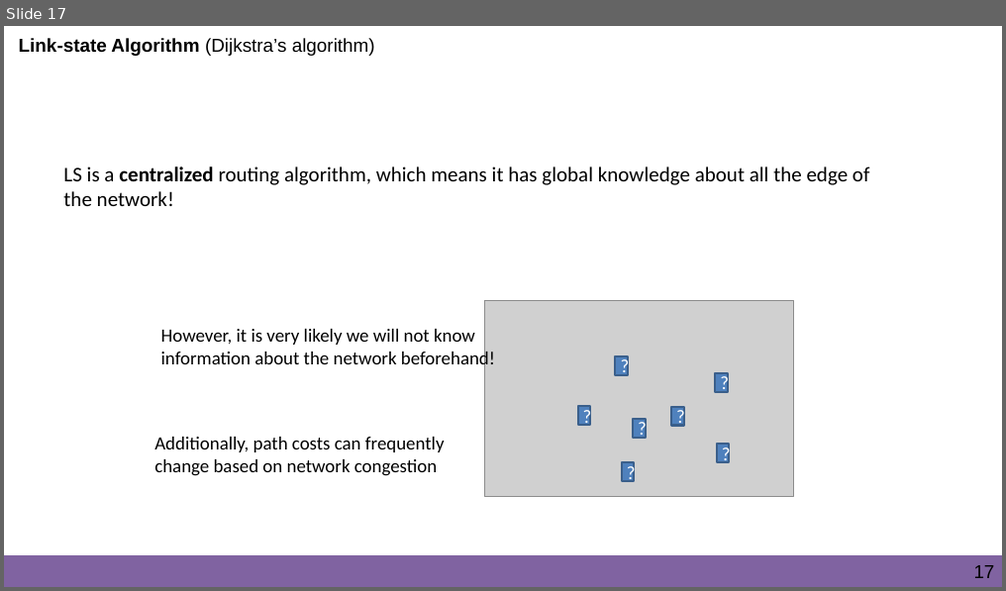
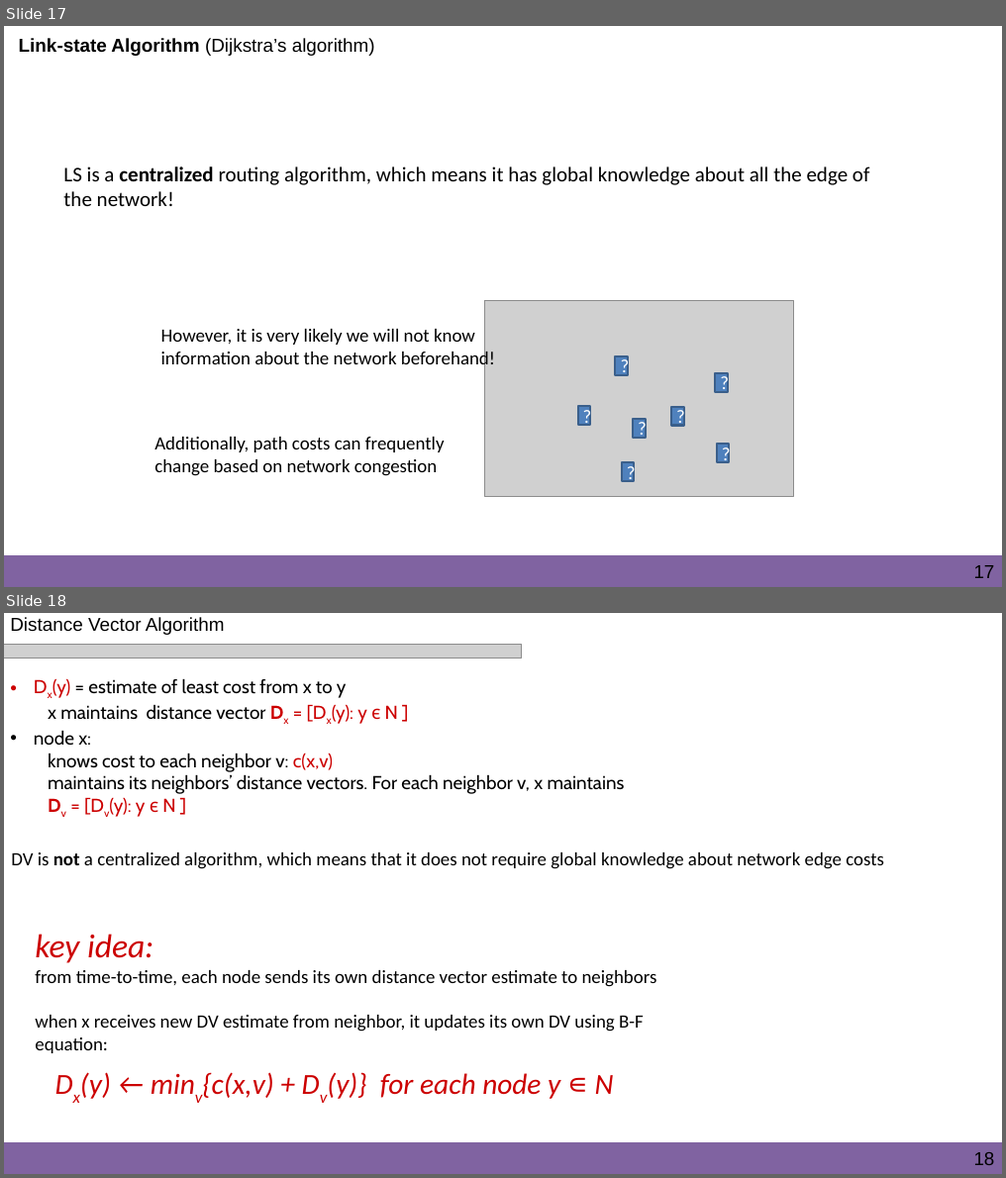
Before and after one commit to reesep/reesep.github.io, a slide deck: classes/fall2022/466/lectures/slides/12_NetworkLayer_Routing.pptx. Shown one above the other, each under a label of ours: slide 17 before the commit, slides 17 and 18 after it. The pictures are 1006x591 and 1006x1178 pixels, drawn with LibreOffice and Linux fonts; fonts in the diff are those of the drawing; grey boxes stand for pictures; background and template pictures are left out. Boxes give left, top, right and bottom in pixels: in the first picture for what was removed or moved away, otherwise in the second. Text is boxed around its words. In the diff, an @@ line names an element or a change of style, - is before the commit and + after.

```diff
--- a/classes/fall2022/466/lectures/slides/12_NetworkLayer_Routing.pptx
+++ b/classes/fall2022/466/lectures/slides/12_NetworkLayer_Routing.pptx
@@ slide 18 added at [4,613,1002,1174], background #FFFFFF; not listed: 3 template elements that a slide beside it also shows @@
@@ title added at [10,617,225,635], 18 pt, text #000000 @@
+Distance Vector Algorithm
@@ picture added at [4,645,522,659] @@
@@ text added at [34,678,625,817], 18 pt, text #000000 @@
+• Dx(y) = estimate of least cost from x to y
+  x maintains distance vector Dx = [Dx(y): y є N ]
+• node x:
+  knows cost to each neighbor v: c(x,v)
+  maintains its neighbors’ distance vectors. For each neighbor v, x maintains
+  Dv = [Dv(y): y є N ]
@@ text added at [11,853,884,869], 18 pt, text #000000 @@
+DV is not a centralized algorithm, which means that it does not require global knowledge about network edge costs
@@ text added at [35,934,657,1054], 18 pt, text #000000 @@
+key idea:
+from time-to-time, each node sends its own distance vector estimate to neighbors
+when x receives new DV estimate from neighbor, it updates its own DV using B-F equation:
@@ text added at [80,1072,614,1099], 28 pt, text #CC0000, italic @@
+Dx(y) ← minv{c(x,v) + Dv(y)} for each node y ∊ N
@@ page number added at [974,1153,995,1165], 18 pt, text #000000 @@
+18
```
Also in this commit, not shown: 21 other slides added, 1 slide removed, 25 other files.
